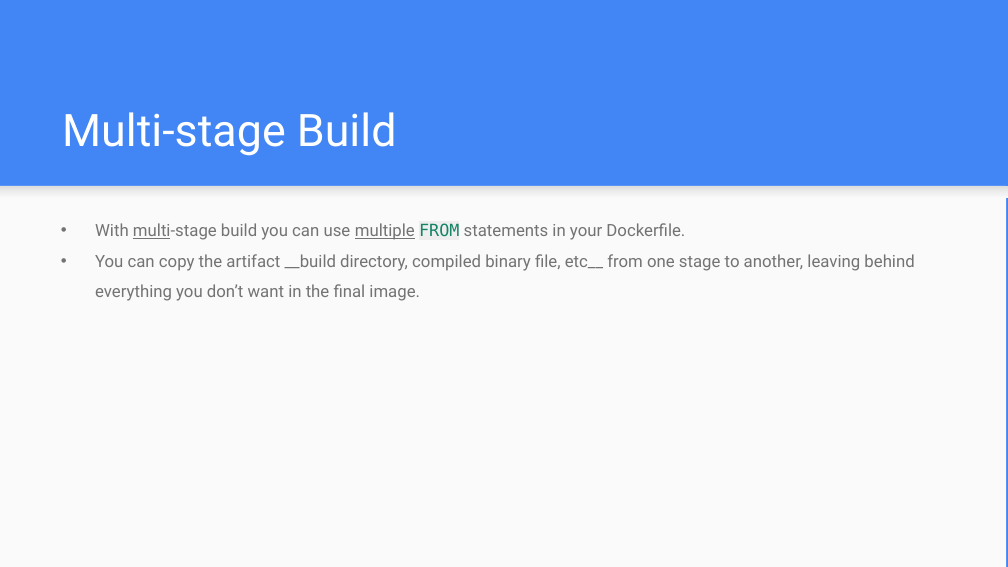
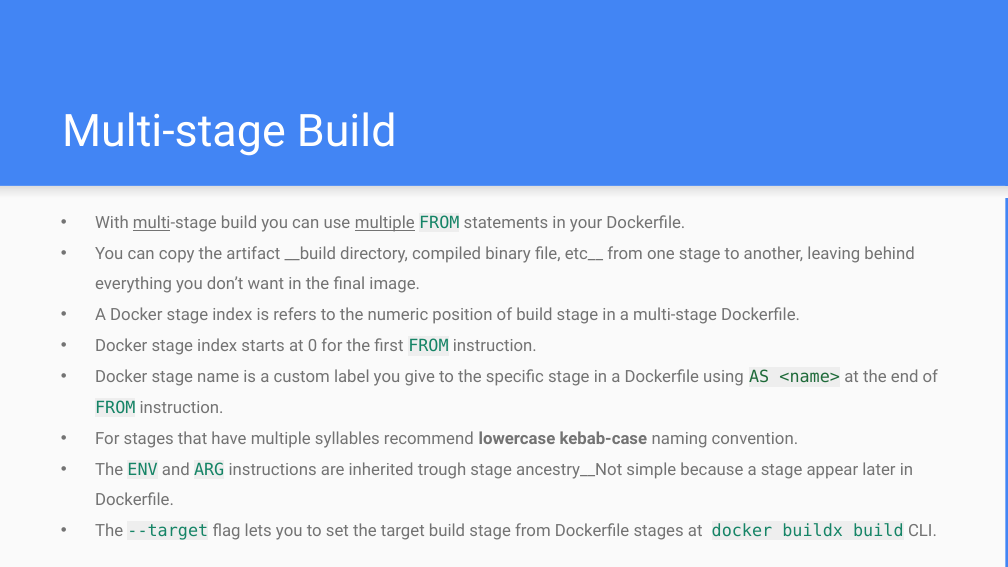
Before and after one commit to a-sabagh/personal-docs, a slide deck: slide 40 of Docker Getting Started.odp (slide 39 before the commit). Drawn at 1008x567 pixels with LibreOffice and Linux fonts; fonts in the diff are those of the drawing. Boxes give left, top, right and bottom in pixels: in the first picture for what was removed or moved away, otherwise in the second. Text is boxed around its words. In the diff, an @@ line names an element or a change of style, - is before the commit and + after.

```diff
--- a/Docker Getting Started.odp
+++ b/Docker Getting Started.odp
@@ text "With multi-stage build you can ...": place and size @@
-text "With multi-stage build you can ..." at [95, 223, 914, 301]
+text "With multi-stage build you can ..." at [95, 215, 938, 540]
@@ text at [95, 307, 938, 540]: paragraphs added @@
+• A Docker stage index is refers to the numeric position of build stage in a multi-stage Dockerfile.
+• Docker stage index starts at 0 for the first FROM instruction.
+• Docker stage name is a custom label you give to the specific stage in a Dockerfile using AS <name> at the end of FROM instruction.
+• For stages that have multiple syllables recommend lowercase kebab-case naming convention.
+• The ENV and ARG instructions are inherited trough stage ancestry__Not simple because a stage appear later in Dockerfile.
+• The --target flag lets you to set the target build stage from Dockerfile stages at docker buildx build CLI.
```
Also in this commit, not shown: 7 slides added, 1 other file.
